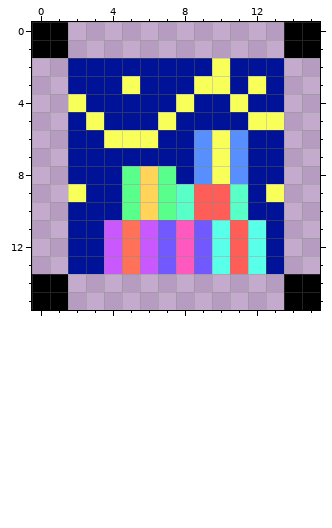
Pixel-art sprite: src/main/resources/roomFiles/fillRoom/giftsFillRoom.png. Above, as it was before the edit.
The file is 128x128 pixels, drawn in blocks of 8x8; one block is one cell here.
After the commit:
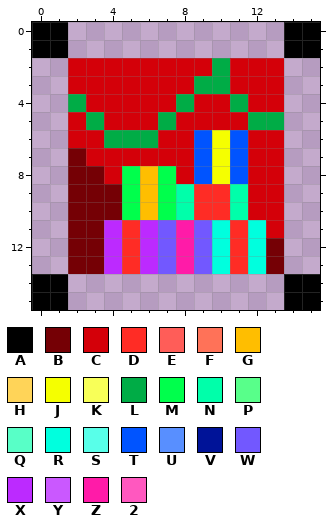
Palette (. is transparent): A #000000  B #750005  C #d40009  D #ff2c25  E #ff5d58  F #ff7258  G #ffbe00  H #ffd458  J #f5ff00  K #f8ff58  L #00ac46  M #00ff4c  N #00ffaa  P #58ff8a  Q #58ffc7  R #00ffde  S #58ffe9  T #0054ff  U #588fff  V #001398  W #7258ff  X #bc2aff  Y #ca58ff  Z #ff1ba8  2 #ff58bf
Edits made:
@@ x 0..15 @@
  1 AA............AA
- 2 ..VVVVVVVVKVVV..
- 3 ..VVVKVVVKKVKV..
- 4 ..KVVVVVKVVKVV..
- 5 ..VKVVVKVVVVKK..
- 6 ..VVKKKVVUKUVV..
- 7 ..VVVVVVVUKUVV..
- 8 ..VVVPHPVUKUVV..
- 9 ..KVVPHPQEEQVK..
-10 ..VVVPHPQEEQVV..
-11 ..VVYFYW2WSESV..
-12 ..VVYFYW2WSESV..
-13 ..VVYFYW2WSESV..
+ 2 ..CCCCCCCCLCCC..
+ 3 ..CCCCCCCLLCCC..
+ 4 ..LCCCCCLCCLCC..
+ 5 ..CLCCCLCCCCLL..
+ 6 ..CCLLLCCTJTCC..
+ 7 ..BCCCCCCTJTCC..
+ 8 ..BBCMGMCTJTCC..
+ 9 ..BBBMGMNDDNCC..
+10 ..BBBMGMNDDNCC..
+11 ..BBXDXWZWRDRC..
+12 ..BBXDXWZWRDRB..
+13 ..BBXDXWZWRDRB..
 14 AA............AA
Boxes around the changes in both pictures, in picture pixels (x1, y1, x2, y2):
changed: (68, 58, 284, 274)
